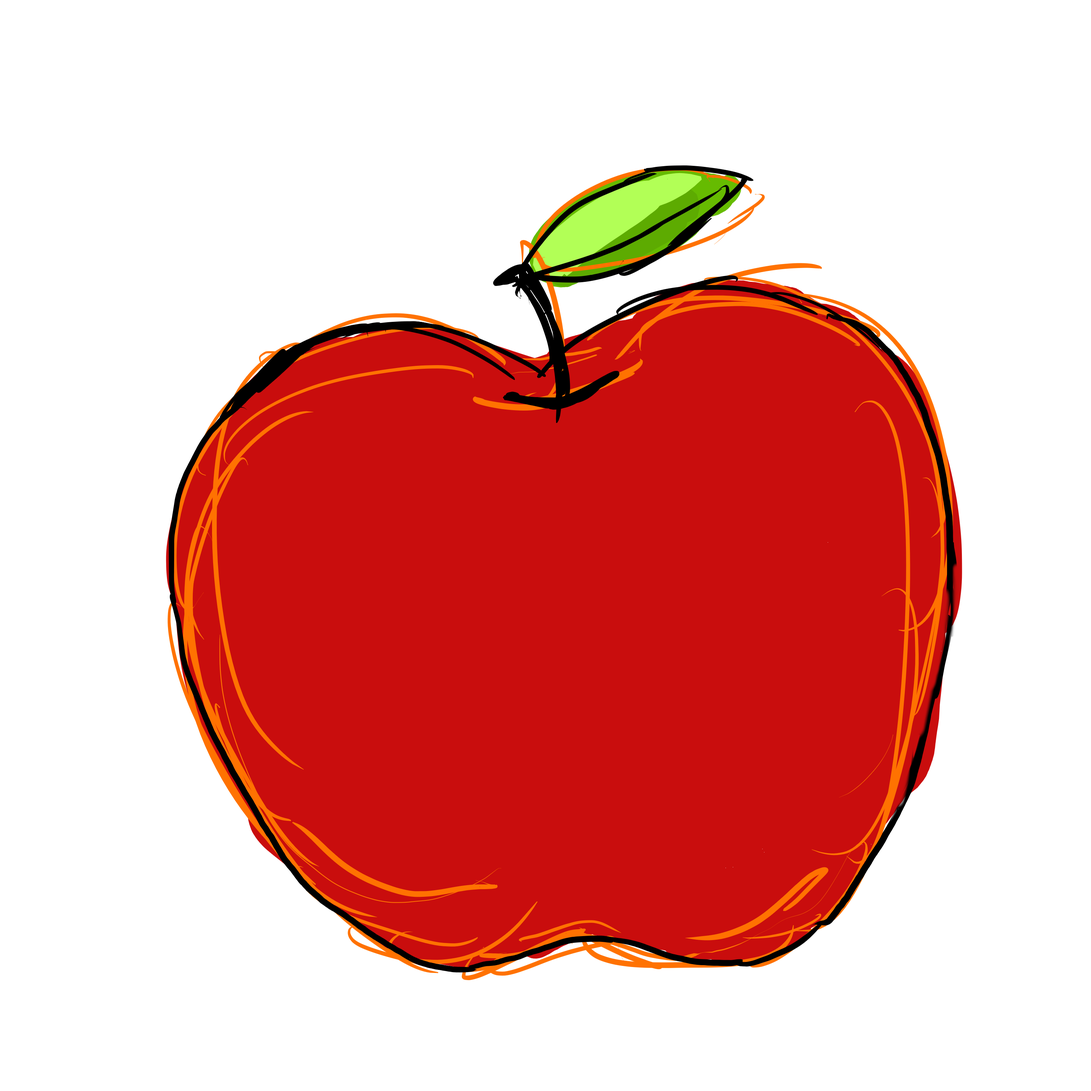
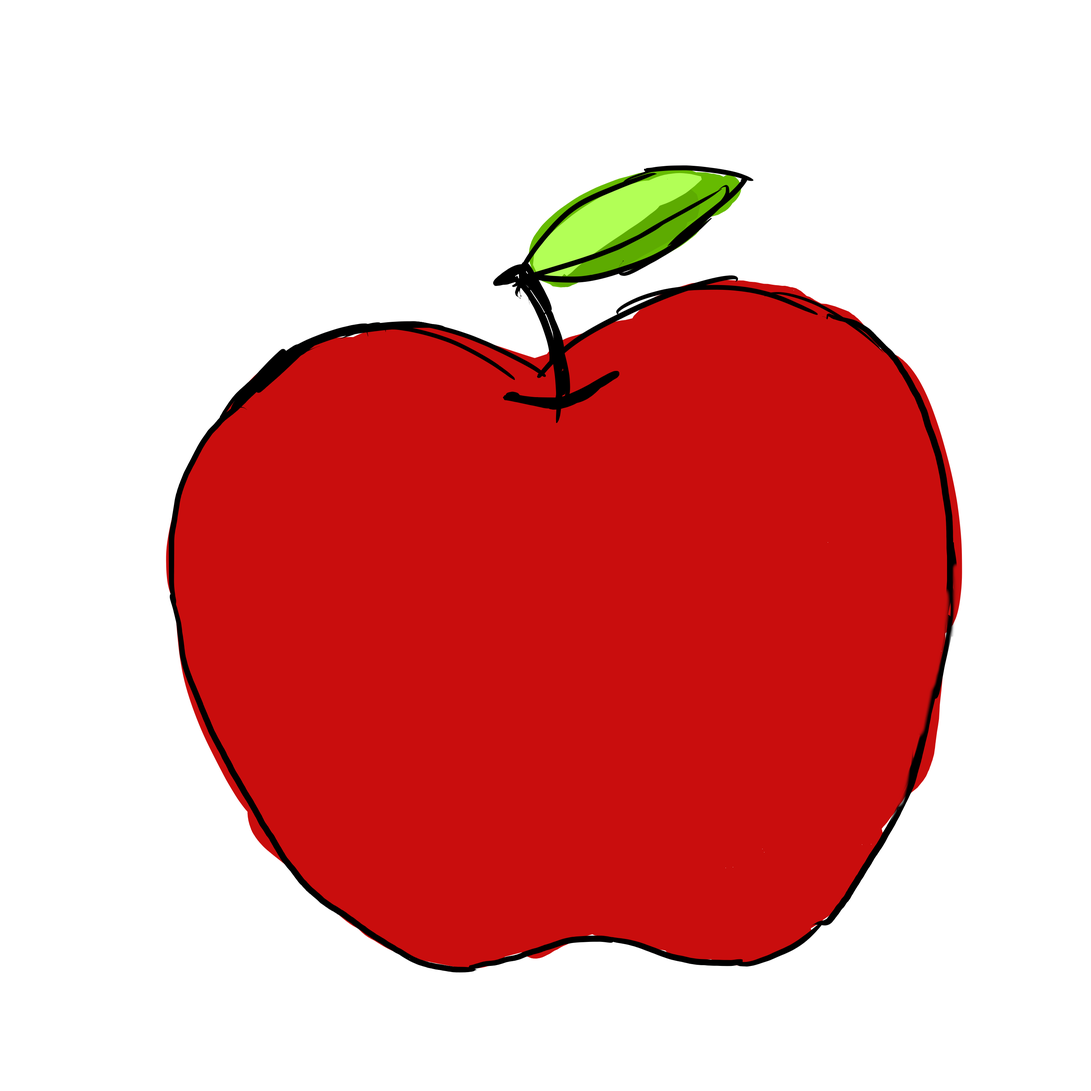
Revision of a layered 1091 x 1091 image; what changed, layer by layer:
hid "レイヤー 3" over [167, 168, 954, 981]
